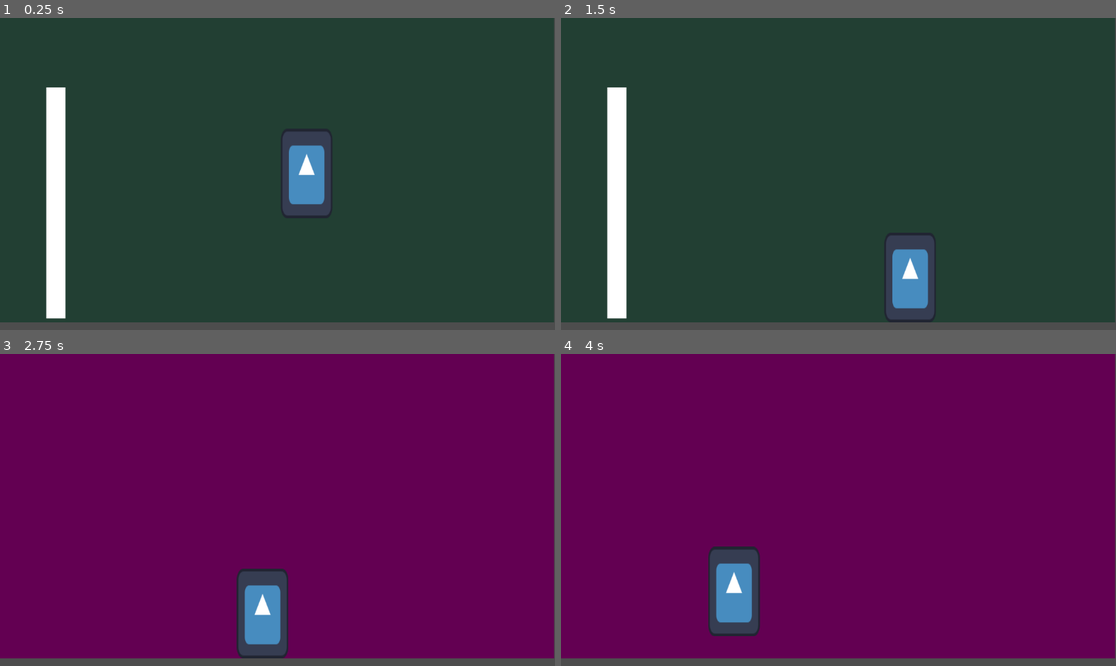
Above: before the commit, frames 1-4 (two rows, left to right).
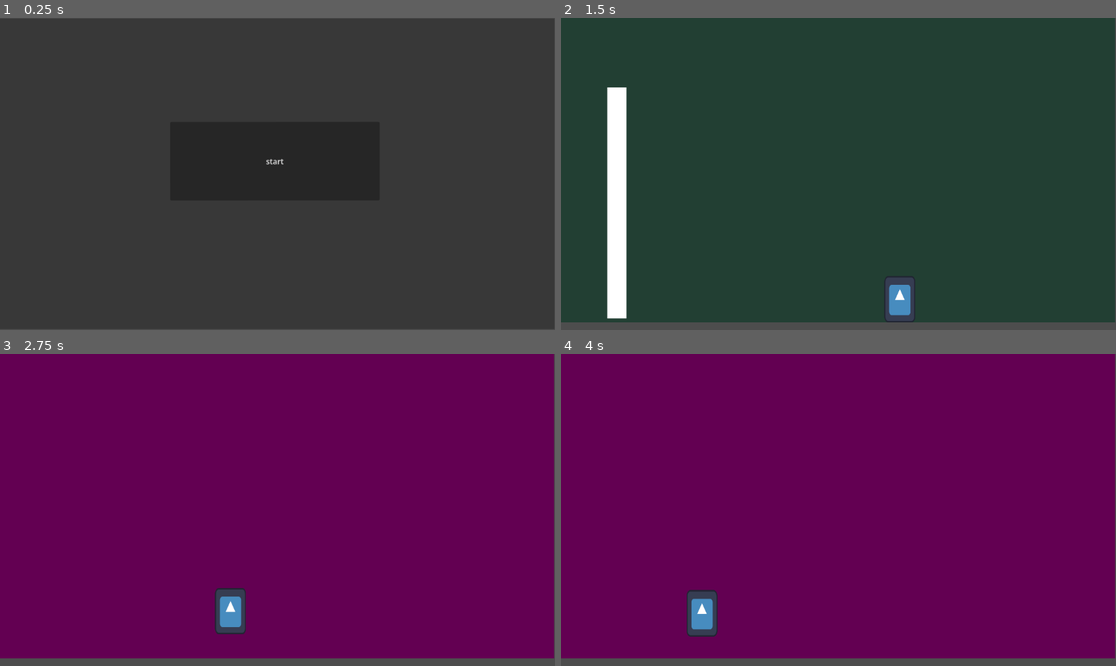
Above: after the commit, the same moments.

Repository: ezemllerwu-ship-it/taggFRFR
Game: Godot game, scene res://scene/room_manager.tscn
The game is run twice, just before and just after one commit, with the same random seed, the same clock (stepped at 60 frames per second) and the same inputs. The engine's default icon, where the game draws it, is replaced by a stand-in: a white triangle on a blue panel in a dark square.
Inputs (mouse positions are in pixels of both pictures, inside the frame that each line leads up to):
- Up to frame 1 (0.25 s): no input
- Up to frame 2 (1.5 s): click (838, 161) at 0.5 s, where only the run after the commit has a clickable "start"; hold Right (ui_right) from 1.28 s (still down); tap K (dash) at 1.35 s
- Up to frame 3 (2.75 s): keep holding Right (ui_right); tap Space (jump) at 1.52, 2.27 s; tap Shift (grab) at 2.1 s
- Up to frame 4 (4 s): release Right (ui_right) at 2.78 s; hold Left (ui_left) 2.78-3.53 s; tap K (dash) at 2.85 s; hold Right (ui_right) from 3.53 s (still down); tap Shift (grab) at 3.6 s; tap Space (jump) at 3.77 s

The runs differ from the first frame. In frame 1, 12% of the frame differs, in the area x 0-100%, y 0-97%; in frame 2, 2.1%; in frame 3, 3.1%; in frame 4, 3.1%.

Commit message:
made staart screen

Diff:
--- a/tag#/scene/player.tscn
+++ b/tag#/scene/player.tscn
@@ -4,27 +4,27 @@
 [ext_resource type="Texture2D" uid="uid://q57eh3ox6aob" path="res://ass/icon.svg" id="1_xo3ru"]
 
 [sub_resource type="RectangleShape2D" id="RectangleShape2D_hjaqi"]
-size = Vector2(107, 186)
+size = Vector2(64, 96)
 
 [node name="player" type="CharacterBody2D" unique_id=363455168]
 z_index = 2
 script = ExtResource("1_hjaqi")
 
 [node name="CollisionShape2D" type="CollisionShape2D" parent="." unique_id=1595835913]
-position = Vector2(53.5, 93)
+position = Vector2(32, 48)
 shape = SubResource("RectangleShape2D_hjaqi")
 
 [node name="Sprite2D" type="Sprite2D" parent="." unique_id=183422085]
-position = Vector2(53.500004, 93.00016)
-scale = Vector2(0.8359375, 1.4531276)
+position = Vector2(31.999996, 48.218754)
+scale = Vector2(0.5, 0.7534181)
 texture = ExtResource("1_xo3ru")
 
 [node name="RayCast" type="Node2D" parent="." unique_id=1905348773]
 
 [node name="ray_cast_left" type="RayCast2D" parent="RayCast" unique_id=885001261]
-position = Vector2(54, 93)
+position = Vector2(32, 48)
 target_position = Vector2(-60, 0)
 
 [node name="ray_cast_right" type="RayCast2D" parent="RayCast" unique_id=2044495858]
-position = Vector2(54, 93)
+position = Vector2(32, 48)
 target_position = Vector2(59, 0)
--- a/tag#/scene/room_manager.tscn
+++ b/tag#/scene/room_manager.tscn
@@ -1,6 +1,10 @@
-[gd_scene load_steps=2 format=3 uid="uid://b5icli7mdkj1i"]
+[gd_scene format=3 uid="uid://b5icli7mdkj1i"]
 
 [ext_resource type="Script" uid="uid://cg1m4ajrqle5h" path="res://script/room_manager.gd" id="1_koe2p"]
+[ext_resource type="PackedScene" uid="uid://ojnpxkchi1t7" path="res://scene/start_screen.tscn" id="2_8408x"]
 
-[node name="room_manager" type="Node2D"]
+[node name="room_manager" type="Node2D" unique_id=896810590]
 script = ExtResource("1_koe2p")
+
+[node name="start screen" parent="." unique_id=534828144 instance=ExtResource("2_8408x")]
+position = Vector2(-1.0000076, 0.9999962)
--- a/tag#/scene/start_screen.tscn
+++ b/tag#/scene/start_screen.tscn
@@ -3,6 +3,7 @@
 [ext_resource type="Script" uid="uid://cfhj4l13wj7ap" path="res://script/start_screen.gd" id="1_gkif4"]
 
 [node name="start screen" type="Node2D" unique_id=534828144]
+rotation = -0.0003152751
 script = ExtResource("1_gkif4")
 
 [node name="ColorRect" type="ColorRect" parent="." unique_id=1684857498]
--- a/tag#/script/player.gd
+++ b/tag#/script/player.gd
@@ -1,6 +1,6 @@
 extends CharacterBody2D
 
-# --- CONSTANTS ---
+
 const ACCELERATION := 3000.0
 const MAX_SPEED := 18000.0
 const LIMIT_SPEED_Y := 1200.0
@@ -15,7 +15,6 @@
 const DASH_SPEED := 36000.0
 const DASH_DURATION := 0.25
 
-# --- VARIABLES ---
 var axis := Vector2.ZERO
 var coyote_timer := 0.0
 var jump_buffer_timer := 0.0
--- a/tag#/script/room_manager.gd
+++ b/tag#/script/room_manager.gd
@@ -10,8 +10,7 @@
 var wanted_room = 0
 
 func _ready() -> void:
-	spawn_room()
-
+	pass
 func spawn_room():
 	wanted_room += 1
 	var room = load(room_string + str(wanted_room) + ".tscn").instantiate()
--- a/tag#/script/start_screen.gd
+++ b/tag#/script/start_screen.gd
@@ -1,5 +1,7 @@
 extends Node2D
 
+@onready var room_manager = get_parent()
 
 func _on_button_pressed() -> void:
-	print("yippe")
+	room_manager.reset()
+	room_manager.spawn_room()
